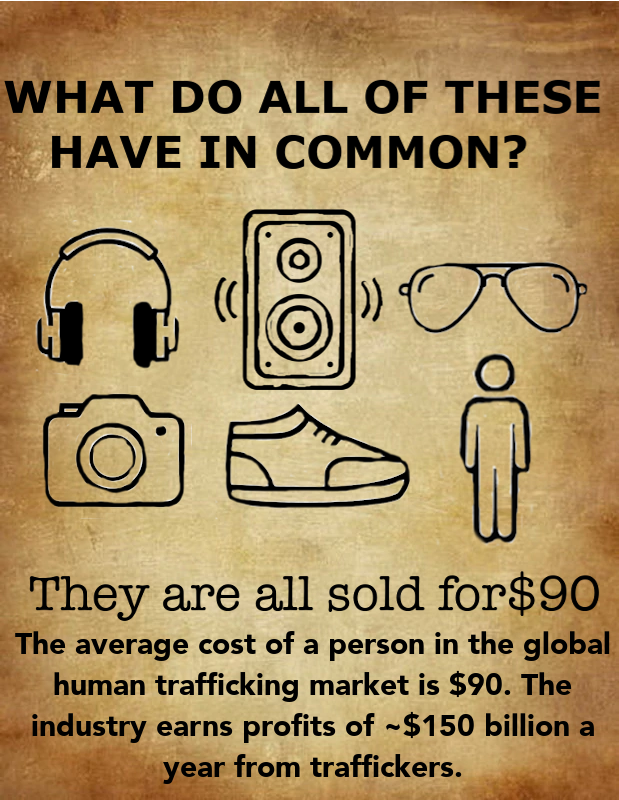
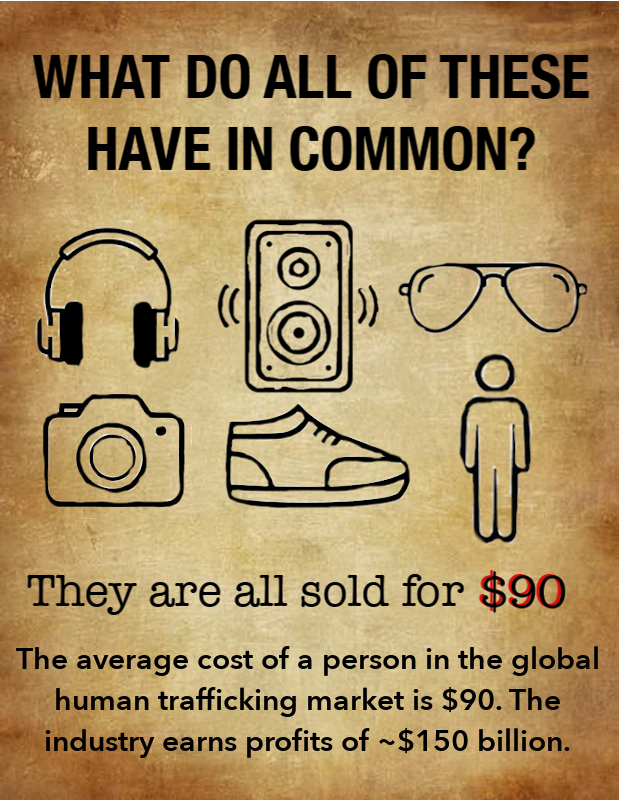
Layers edited between the first and the second (619, 800) image:
painted on "WHAT DO ALL OF THESE ..." over [4, 54, 601, 171]
renamed "speaker-1751756-1489642.png" to "speaker", painted on it over [214, 209, 385, 393]
painted on "The average cost of a person i..." over [15, 631, 610, 784]
added layer "$90" above "They are all sold for $90" over [482, 571, 566, 613]
renamed "They are all sold for$90" to "They are all sold for $90", painted on it over [27, 570, 600, 621]
